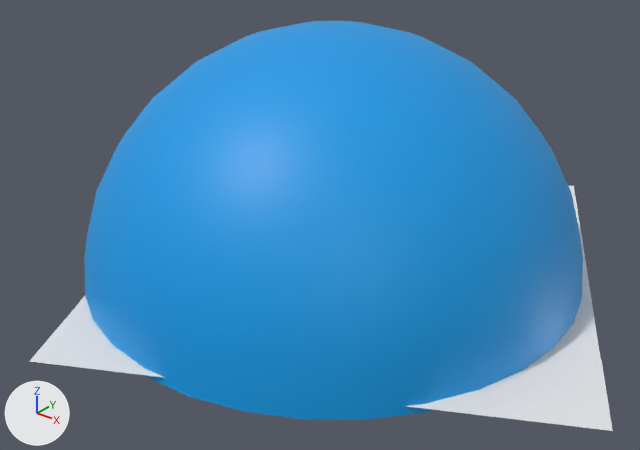
Before and after pictures for a commit that changed the Blender file shipplayer.blend.
One viewpoint serves both versions: a 50 mm lens placed at (585.0, -612.0, 446.0), pointed at (80.0, 19.0, 54.0). Every picture has the same lights, and +X, +Y and +Z are marked at lower left.

Before the edit, the objects in view are built like this:
```python
me_plane_020 = bpy.data.meshes.new('Plane.020')
me_plane_020.from_pydata([(1.0, 1.0, 0.0), (1.0, -1.0, 0.0), (-1.0, -1.0, 0.0), (-1.0, 1.0, 0.0)], [], [(0, 3, 2, 1)])
me_plane_020.materials.append(mat_water_001)  # white #e7e7e7
me_plane_021 = bpy.data.meshes.new('Plane.021')
me_plane_021.from_pydata([(1.0, 1.0, 0.0), (1.0, -1.0, 0.0), (-1.0, -1.0, 0.0), (-1.0, 1.0, 0.0)], [], [(0, 3, 2, 1)])
me_plane_021.materials.append(mat_water_001)  # white #e7e7e7
me_sphere_019 = bpy.data.meshes.new('Sphere.019')
me_sphere_019.from_pydata(...)  # 257 vertices, 256 faces; spans x -1.0..1.0, y -1.0..1.0, z -0.03..0.97
me_sphere_019.polygons.foreach_set('use_smooth', [True] * 256)
me_sphere_019.materials.append(mat_sky)  # blue #009ce7
ob_plane_018 = bpy.data.objects.new('Plane.018', me_plane_020)
ob_plane_018.location = (351.1, -17.5, 0.0)
ob_plane_018.rotation_euler = (0.0, 0.0, 0.481)  # degrees (0, 0, 28)
ob_plane_018.scale = (49.2, 49.2, 49.2)
ob_plane_019 = bpy.data.objects.new('Plane.019', me_plane_021)
ob_plane_019.location = (305.0, 69.4, 0.0)
ob_plane_019.rotation_euler = (0.0, 0.0, 0.481)  # degrees (0, 0, 28)
ob_plane_019.scale = (49.2, 49.2, 49.2)
ob_sky = bpy.data.objects.new('sky', me_sphere_019)
ob_sky.location = (75.0, 46.7, 0.0)
ob_sky.rotation_euler = (0.0, 0.0, 1.351)  # degrees (0, 0, 77)
ob_sky.scale = (257.0, 257.0, 257.0)
# also in view: 'Plane.004' at (3.0, -199.0, 0.0); 'Plane.017' at (264.0, -63.0, 0.0)
```
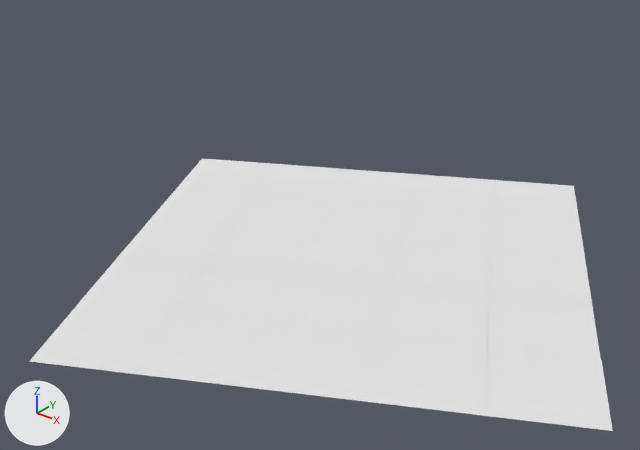
Location of each change, [x1, y1, x2, y2] in pixels of the pictures (640 x 450 px):
'sky', hidden (blue)
    before: [84, 21, 583, 420]
'Plane.017', unchanged, uncovered by the edit
    before: [407, 387, 486, 416]
    after: [363, 336, 488, 416]
'Plane.006', unchanged, uncovered by the edit
    after: [247, 325, 379, 401]
'Plane.005', unchanged, uncovered by the edit
    before: [136, 366, 165, 378]
    after: [136, 315, 274, 387]
'Plane.019', unchanged, uncovered by the edit
    before: [546, 303, 601, 360]
    after: [487, 293, 601, 360]

Patch to the scene script:
```diff
--- a/shipplayer.blend.py
+++ b/shipplayer.blend.py
@@ ob_sky @@
 ob_sky.scale = (257.0, 257.0, 257.0)
+ob_sky.hide_set(True)  # its collection is switched off
```
